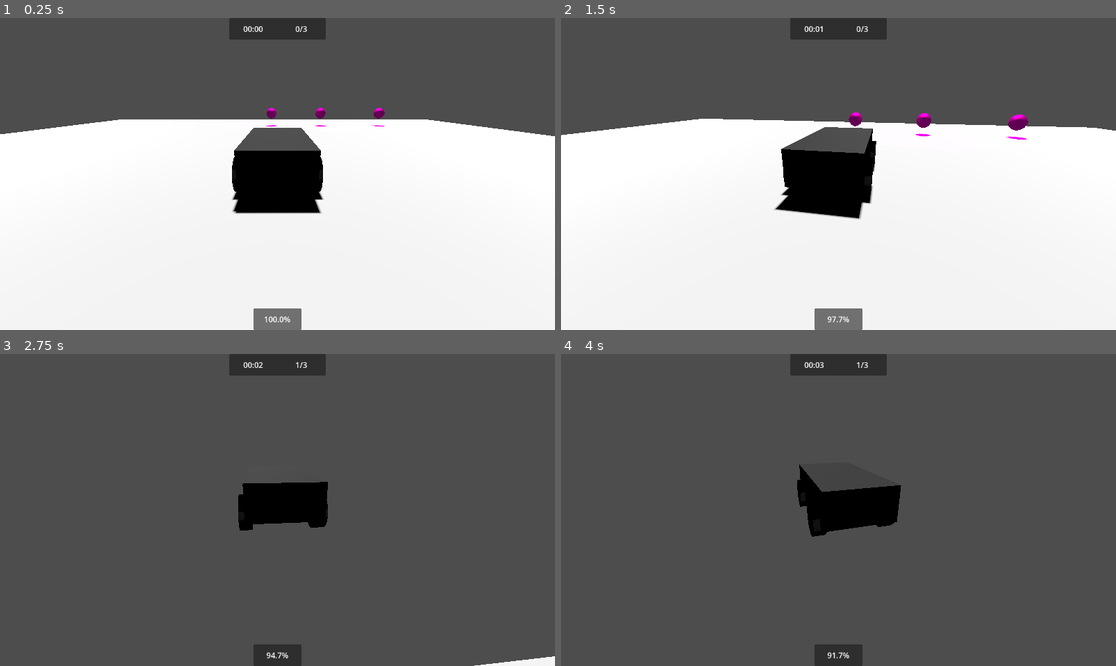
Above: before the commit, frames 1-4 (two rows, left to right).
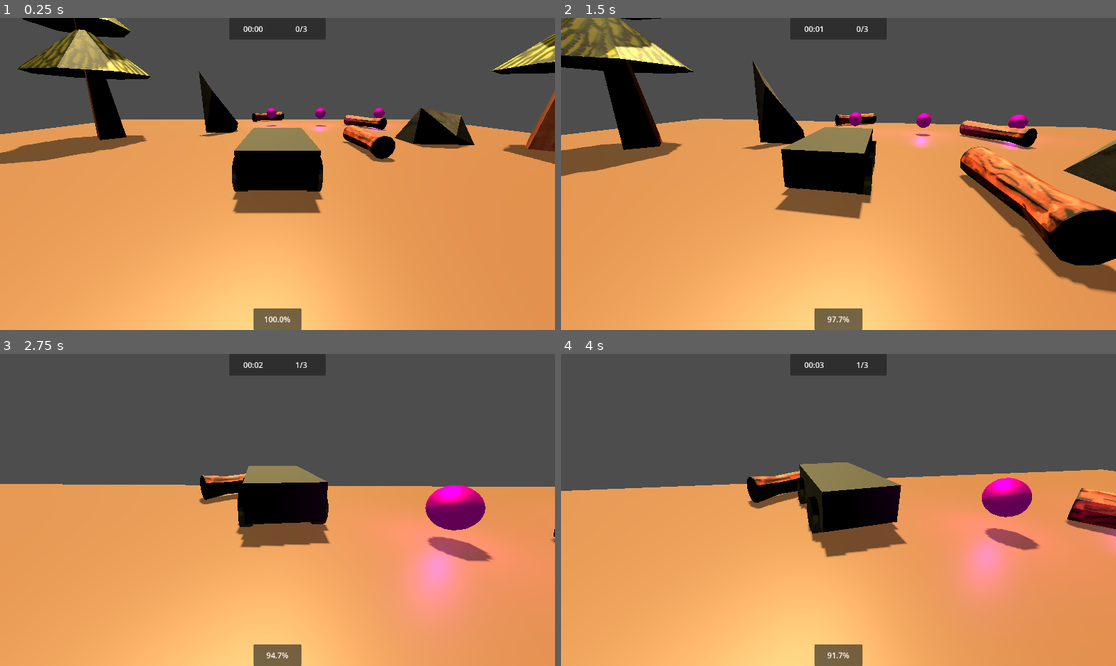
Above: after the commit, the same moments.

Repository: MilanVasko/ludum-dare-54
Game: Godot game, scene res://main.tscn
Same seed, same stepped clock (60 frames per second), same inputs: the game is played once before the commit and once after it.
Inputs (mouse positions are in pixels of both pictures, inside the frame that each line leads up to):
- Up to frame 1 (0.25 s): no input
- Up to frame 2 (1.5 s): tap Enter at 0.5 s; move the mouse to (866, 174) at 0.52 s; hold W (forward) from 0.53 s (still down); move the mouse to (810, 174) at 1.27 s
- Up to frame 3 (2.75 s): keep holding W (forward); move the mouse to (288, 503) at 2.02 s
- Up to frame 4 (4 s): keep holding W (forward); move the mouse to (832, 516) at 2.77 s; move the mouse to (877, 513) at 3.52 s

The runs differ from the first frame. In frame 1, 70% of the frame differs, in the area x 0-100%, y 0-100%; in frame 2, 68%; in frame 3, 57%; in frame 4, 58%.

Commit message:
Use graphic assets

Diff:
--- a/level1/level1.tscn
+++ b/level1/level1.tscn
@@ -1,8 +1,13 @@
-[gd_scene load_steps=5 format=3 uid="uid://bup6esxve74eg"]
+[gd_scene load_steps=10 format=3 uid="uid://bup6esxve74eg"]
 
 [ext_resource type="PackedScene" uid="uid://mok7vdmninjc" path="res://level1/level1.glb" id="1_qljm4"]
 [ext_resource type="PackedScene" uid="uid://kf16ugkwc4lc" path="res://player_car/player_car.tscn" id="2_6mxm3"]
 [ext_resource type="PackedScene" uid="uid://bfyivs8vso6vj" path="res://score_collectible/score_collectible.tscn" id="3_4kr6o"]
+[ext_resource type="PackedScene" uid="uid://o6adru3yw3py" path="res://tree/tree1.tscn" id="4_fwfnu"]
+[ext_resource type="PackedScene" uid="uid://p8xqq2l6j2m" path="res://tree/tree2.tscn" id="5_dhrog"]
+[ext_resource type="PackedScene" uid="uid://cedp2rwbp7c5d" path="res://rock/rock2.tscn" id="6_tct0u"]
+[ext_resource type="PackedScene" uid="uid://b5oyauwfq8f0x" path="res://rock/rock1.tscn" id="7_a4rwl"]
+[ext_resource type="PackedScene" uid="uid://ccjswlgkpy0ae" path="res://log/log.tscn" id="8_eae1t"]
 
 [sub_resource type="BoxShape3D" id="BoxShape3D_uwg6t"]
 size = Vector3(40, 2, 40)
@@ -29,4 +34,39 @@
 
 [node name="DirectionalLight3D" type="DirectionalLight3D" parent="."]
 transform = Transform3D(0.999971, -0.003692, 0.006681, -0.00415754, 0.470601, 0.882336, -0.00640167, -0.882338, 0.470572, 0, 8.58721, 0)
+light_color = Color(1, 0.909804, 0.619608, 1)
 shadow_enabled = true
+
+[node name="DirectionalLight3D2" type="DirectionalLight3D" parent="."]
+transform = Transform3D(0.946865, 0.145979, 0.286596, -0.311283, 0.191696, 0.930782, 0.0809353, -0.970537, 0.226951, 0, 8.58721, 4.64404)
+light_color = Color(1, 0.909804, 0.619608, 1)
+
+[node name="Tree1" parent="." instance=ExtResource("4_fwfnu")]
+transform = Transform3D(1, 0, 0, 0, 1, 0, 0, 0, 1, 10.7163, -9.53674e-07, 6.41014)
+
+[node name="Tree2" parent="." instance=ExtResource("5_dhrog")]
+transform = Transform3D(1, 0, 0, 0, 1, 0, 0, 0, 1, -14.5324, 0, 2.93593)
+
+[node name="Tree3" parent="." instance=ExtResource("4_fwfnu")]
+transform = Transform3D(1, 0, 0, 0, 1, 0, 0, 0, 1, 8.71426, 0, -12.5894)
+
+[node name="Tree4" parent="." instance=ExtResource("5_dhrog")]
+transform = Transform3D(1, 0, 0, 0, 1, 0, 0, 0, 1, -10.6044, 0, -9.8059)
+
+[node name="Rock2" parent="." instance=ExtResource("6_tct0u")]
+transform = Transform3D(1, 0, 0, 0, 1, 0, 0, 0, 1, 3.96034, 0, 9.22738)
+
+[node name="Rock1" parent="." instance=ExtResource("7_a4rwl")]
+transform = Transform3D(1, 0, 0, 0, 1, 0, 0, 0, 1, -9.37304, 0, 5.2115)
+
+[node name="Rock3" parent="." instance=ExtResource("7_a4rwl")]
+transform = Transform3D(1, 0, 0, 0, 1, 0, 0, 0, 1, 10.2024, 0, -3.47872)
+
+[node name="Log" parent="." instance=ExtResource("8_eae1t")]
+transform = Transform3D(1, 0, 0, 0, 1, 0, 0, 0, 1, -5, 0, 3)
+
+[node name="Log2" parent="." instance=ExtResource("8_eae1t")]
+transform = Transform3D(0.582251, 0, -0.813009, 0, 1, 0, 0.813009, 0, 0.582251, 0.570805, 0, 18.0102)
+
+[node name="Log3" parent="." instance=ExtResource("8_eae1t")]
+transform = Transform3D(0.891236, 0, 0.453539, 0, 1, 0, -0.453539, 0, 0.891236, -8.48888, 0, 11.8557)
--- /dev/null
+++ b/log/log.tscn
@@ -0,0 +1,14 @@
+[gd_scene load_steps=3 format=3 uid="uid://ccjswlgkpy0ae"]
+
+[ext_resource type="PackedScene" uid="uid://bn7h5uhj7rgmj" path="res://log/log.glb" id="1_qkmge"]
+
+[sub_resource type="CylinderShape3D" id="CylinderShape3D_udvrn"]
+height = 4.04347
+
+[node name="Log" type="StaticBody3D"]
+
+[node name="Mesh" parent="." instance=ExtResource("1_qkmge")]
+
+[node name="CollisionShape3D" type="CollisionShape3D" parent="."]
+transform = Transform3D(1, 0, 0, 0, -4.37114e-08, 1, 0, -1, -4.37114e-08, 0, 0.509018, 0)
+shape = SubResource("CylinderShape3D_udvrn")
--- /dev/null
+++ b/rock/rock1.tscn
@@ -0,0 +1,14 @@
+[gd_scene load_steps=3 format=3 uid="uid://b5oyauwfq8f0x"]
+
+[ext_resource type="PackedScene" uid="uid://dj3qscqq8j1et" path="res://rock/rock1.glb" id="1_hl0d6"]
+
+[sub_resource type="BoxShape3D" id="BoxShape3D_ikinp"]
+size = Vector3(3.22828, 2.12401, 2.96551)
+
+[node name="Rock1" type="StaticBody3D"]
+
+[node name="Mesh" parent="." instance=ExtResource("1_hl0d6")]
+
+[node name="CollisionShape3D" type="CollisionShape3D" parent="."]
+transform = Transform3D(1, 0, 0, 0, 1, 0, 0, 0, 1, -0.61, 1.062, -0.508)
+shape = SubResource("BoxShape3D_ikinp")
--- /dev/null
+++ b/rock/rock2.tscn
@@ -0,0 +1,14 @@
+[gd_scene load_steps=3 format=3 uid="uid://cedp2rwbp7c5d"]
+
+[ext_resource type="PackedScene" uid="uid://bjf7mov6p00t7" path="res://rock/rock2.glb" id="1_kqjpg"]
+
+[sub_resource type="BoxShape3D" id="BoxShape3D_htbic"]
+size = Vector3(2.44321, 4.40347, 1.97349)
+
+[node name="Rock2" type="StaticBody3D"]
+
+[node name="Mesh" parent="." instance=ExtResource("1_kqjpg")]
+
+[node name="CollisionShape3D" type="CollisionShape3D" parent="."]
+transform = Transform3D(1, 0, 0, 0, 1, 0, 0, 0, 1, 0.0167246, 2.19091, 0.0668983)
+shape = SubResource("BoxShape3D_htbic")
--- /dev/null
+++ b/tree/tree1.tscn
@@ -0,0 +1,15 @@
+[gd_scene load_steps=3 format=3 uid="uid://o6adru3yw3py"]
+
+[ext_resource type="PackedScene" uid="uid://degauvk5skf0s" path="res://tree/tree1.glb" id="1_7jr37"]
+
+[sub_resource type="CylinderShape3D" id="CylinderShape3D_bqaho"]
+height = 10.0
+radius = 1.3
+
+[node name="Tree1" type="StaticBody3D"]
+
+[node name="Mesh" parent="." instance=ExtResource("1_7jr37")]
+
+[node name="CollisionShape3D" type="CollisionShape3D" parent="."]
+transform = Transform3D(1, 0, 0, 0, 1, 0, 0, 0, 1, 0, 5, 0)
+shape = SubResource("CylinderShape3D_bqaho")
--- /dev/null
+++ b/tree/tree2.tscn
@@ -0,0 +1,15 @@
+[gd_scene load_steps=3 format=3 uid="uid://p8xqq2l6j2m"]
+
+[ext_resource type="PackedScene" uid="uid://degauvk5skf0s" path="res://tree/tree2.glb" id="1_7nr3x"]
+
+[sub_resource type="CylinderShape3D" id="CylinderShape3D_eb1gf"]
+height = 10.0
+radius = 1.3
+
+[node name="Tree2" type="StaticBody3D"]
+
+[node name="Mesh" parent="." instance=ExtResource("1_7nr3x")]
+
+[node name="CollisionShape3D" type="CollisionShape3D" parent="."]
+transform = Transform3D(1, 0, 0, 0, 1, 0, 0, 0, 1, 0, 5, 0)
+shape = SubResource("CylinderShape3D_eb1gf")
Binary file changed: level1/level1.glb
Binary file added: log/log.glb
Not shown, added: log/log.glb.import
Binary file added: log/log.png
Not shown, added: log/log.png.import
Binary file added: log/log_log.png
Not shown, added: log/log_log.png.import
Binary file added: rock/rock.png
Not shown, added: rock/rock.png.import
Binary file added: rock/rock1.glb
Not shown, added: rock/rock1.glb.import
Binary file added: rock/rock1_rock.png
(and 22 more such lines)
